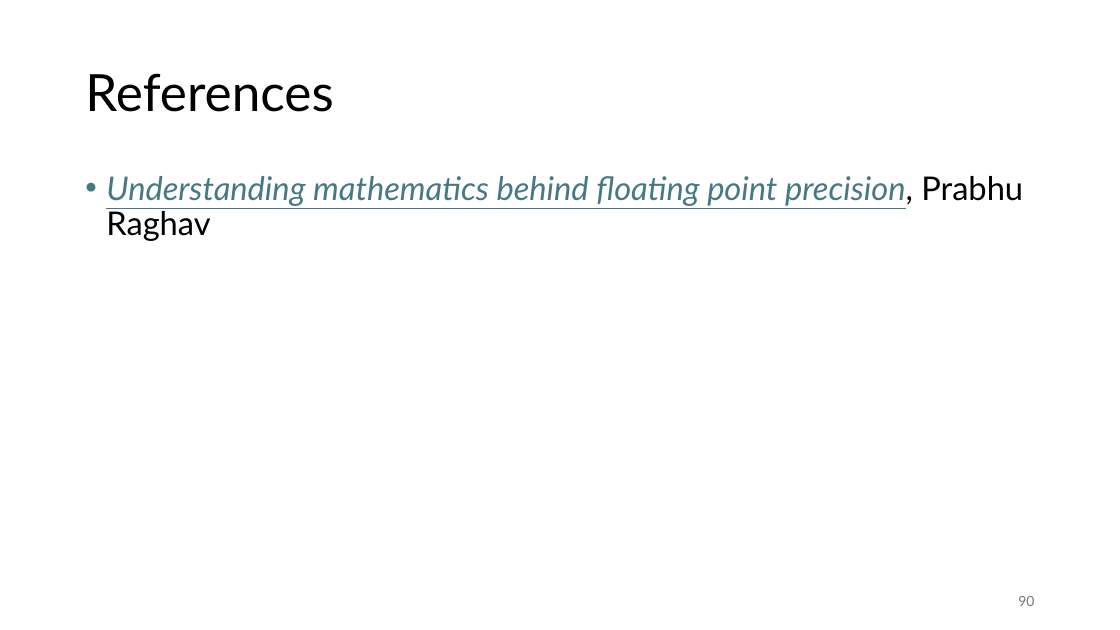
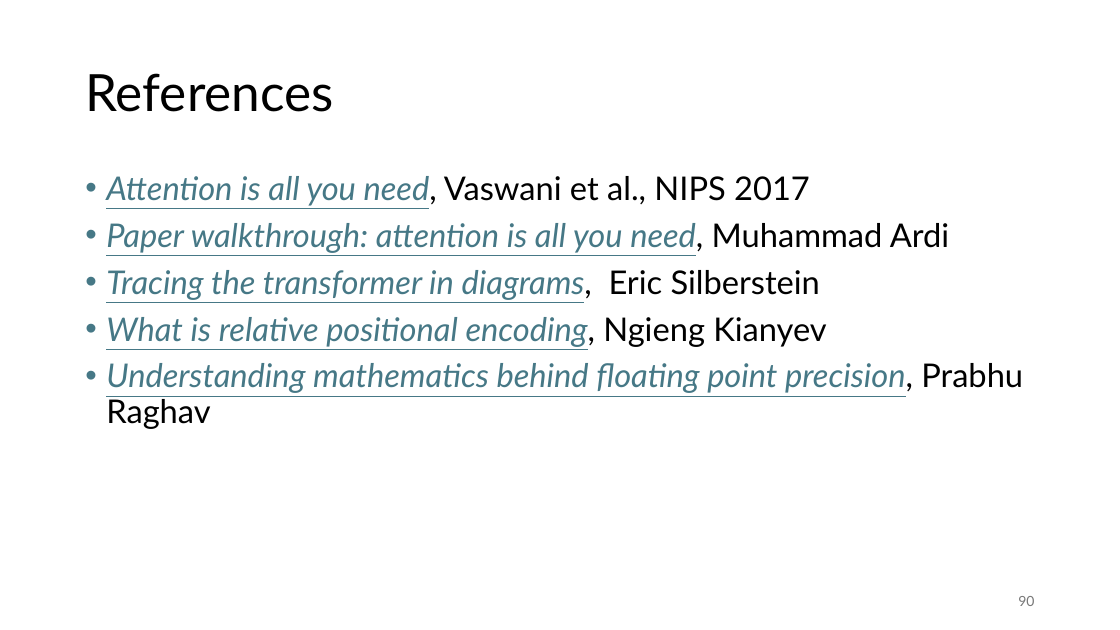
Before and after one commit to gjbex/Deploying-LLMs-locally, a slide deck: slide 90 of local_LLMs.pptx. Drawn at 1120x630 pixels with LibreOffice and Linux fonts; fonts in the diff are those of the drawing. Boxes give left, top, right and bottom in pixels: in the first picture for what was removed or moved away, otherwise in the second. Text is boxed around its words. In the diff, an @@ line names an element or a change of style, - is before the commit and + after.

Commit message:
Add references on transformers

```diff
--- a/local_LLMs.pptx
+++ b/local_LLMs.pptx
@@ text at bbox=[106, 176, 949, 347]: paragraphs added @@
+• Attention is all you need, Vaswani et al., NIPS 2017
+• Paper walkthrough: attention is all you need, Muhammad Ardi
+• Tracing the transformer in diagrams, Eric Silberstein
+• What is relative positional encoding, Ngieng Kianyev
```
Also in this commit, not shown: 1 other slide changed.
